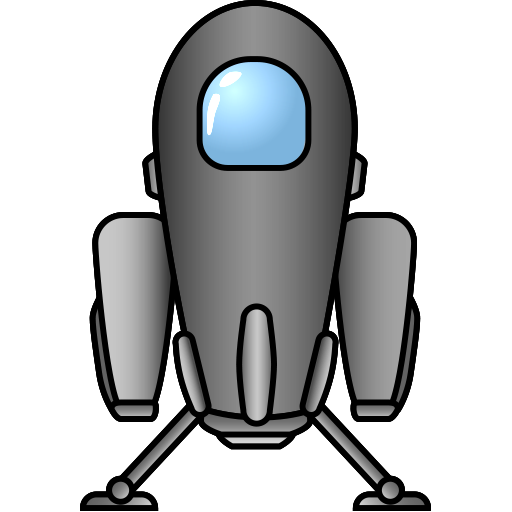
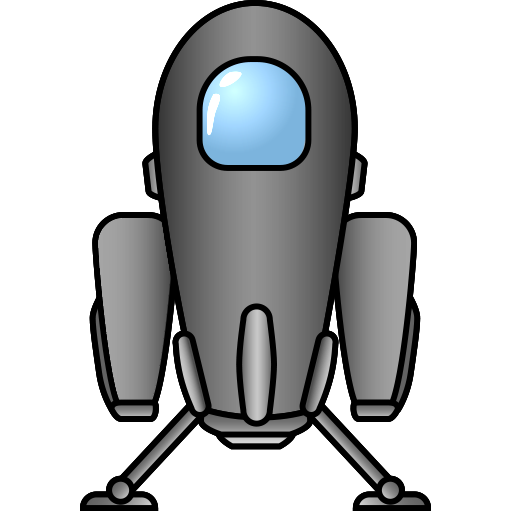
Comparing the layer stacks of the two 512×512 images. Changes:
added layer "369 Base copia" above "369 Base" over left=98, top=218, right=170, bottom=399
